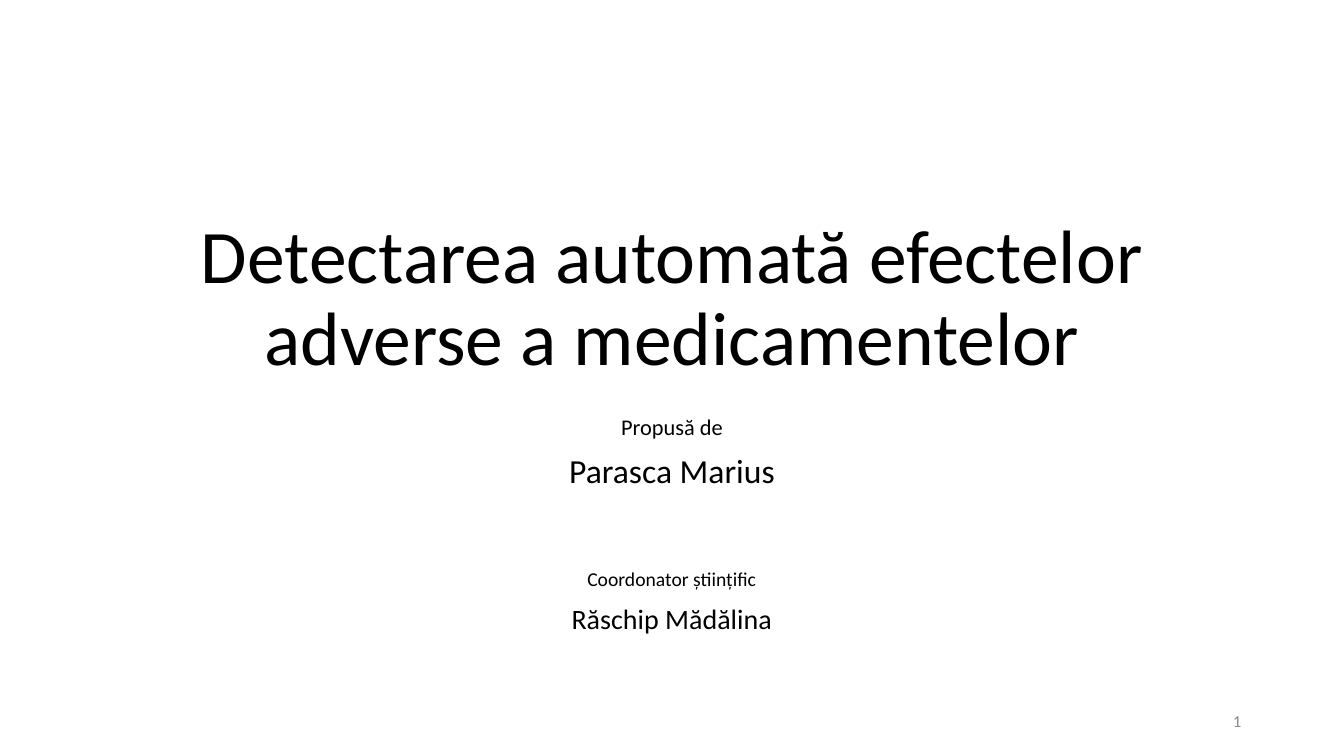
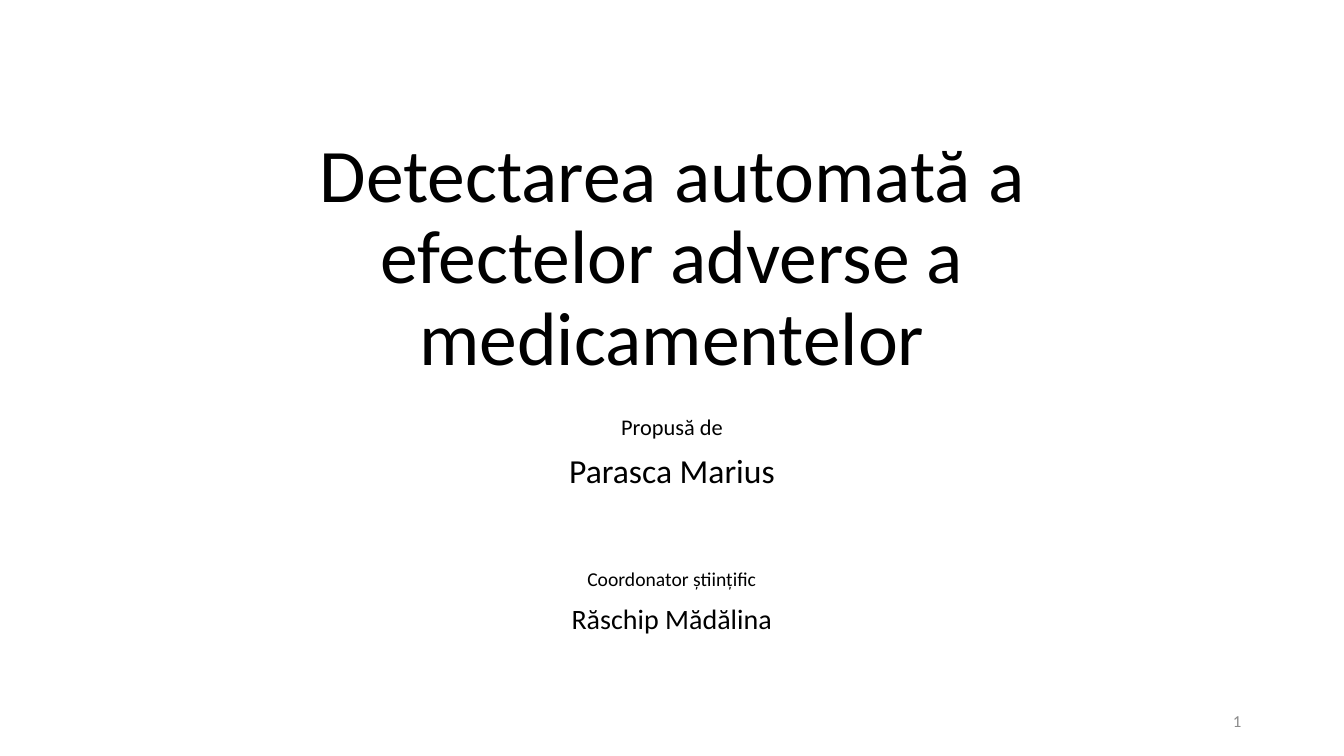
Before and after one commit to MariusParasca/Licenta-FII, a slide deck: slide 1 of Prezentare licenta.pptx. Drawn at 1344x756 pixels with LibreOffice and Linux fonts; fonts in the diff are those of the drawing. Boxes give left, top, right and bottom in pixels: in the first picture for what was removed or moved away, otherwise in the second. Text is boxed around its words. In the diff, an @@ line names an element or a change of style, - is before the commit and + after.

```diff
--- a/Prezentare licenta.pptx
+++ b/Prezentare licenta.pptx
@@ title at bbox=[320, 151, 1024, 366]: text changed @@
-Detectarea automată efectelor adverse a medicamentelor
+Detectarea automată a efectelor adverse a medicamentelor
```
Also in this commit, not shown: 10 other slides changed, 7 slides added, 1 other file.
